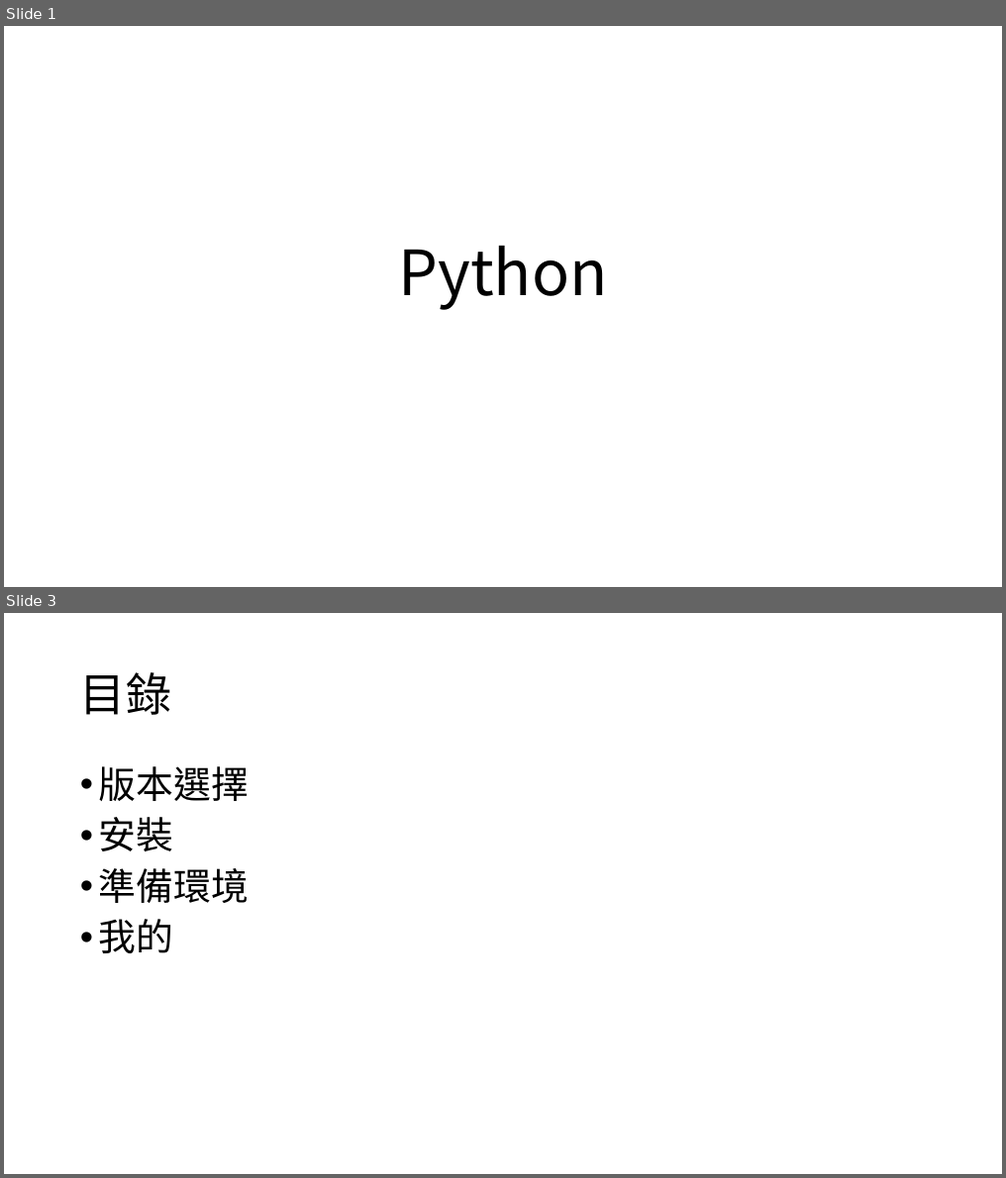
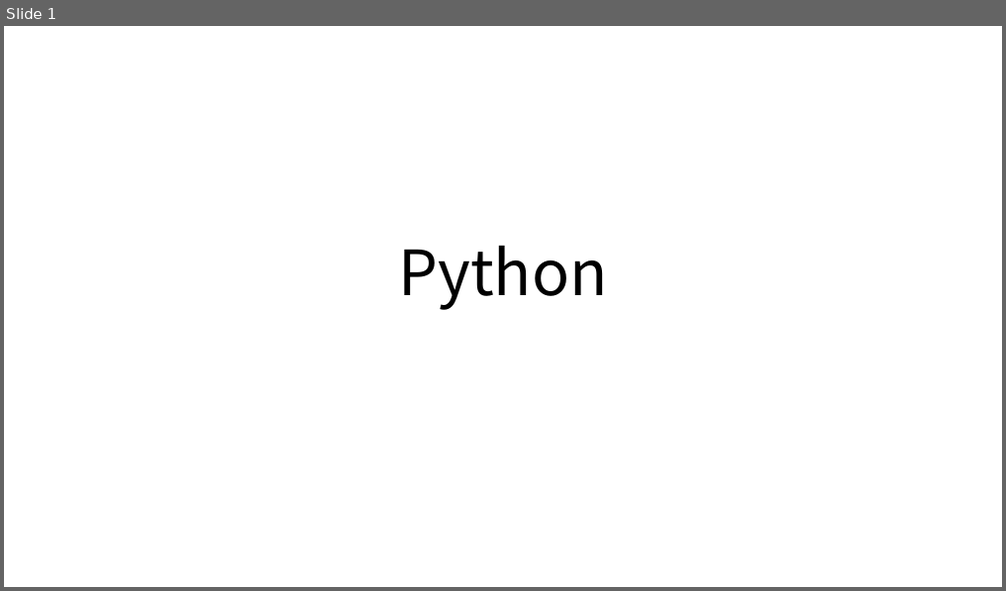
Before and after one commit to timmy61109/Python-Tutorial, a slide deck: Python程式設計入門指南.pptx. Shown one above the other, each under a label of ours: slides 1 and 3 before the commit, slide 1 after it; the slides between them are not shown. The pictures are 1006x1178 and 1006x591 pixels, drawn with LibreOffice and Linux fonts; fonts in the diff are those of the drawing. Boxes give left, top, right and bottom in pixels: in the first picture for what was removed or moved away, otherwise in the second. Text is boxed around its words. In the diff, an @@ line names an element or a change of style, - is before the commit and + after.

Commit message:
如果採用，此提交將完成目的、目錄，第一堂編輯中

```diff
--- a/Python程式設計入門指南.pptx
+++ b/Python程式設計入門指南.pptx
@@ slide 3 removed at <box>4,613,1002,1174</box>, background #FFFFFF @@
@@ title removed at <box>80,672,171,715</box> @@
-目錄
@@ text removed at <box>99,766,249,954</box> @@
-• 版本選擇
-• 安裝
-• 準備環境
-• 我的
```
Also in this commit, not shown: 2 slides changed, 19 slides added, 10 other slides removed.
